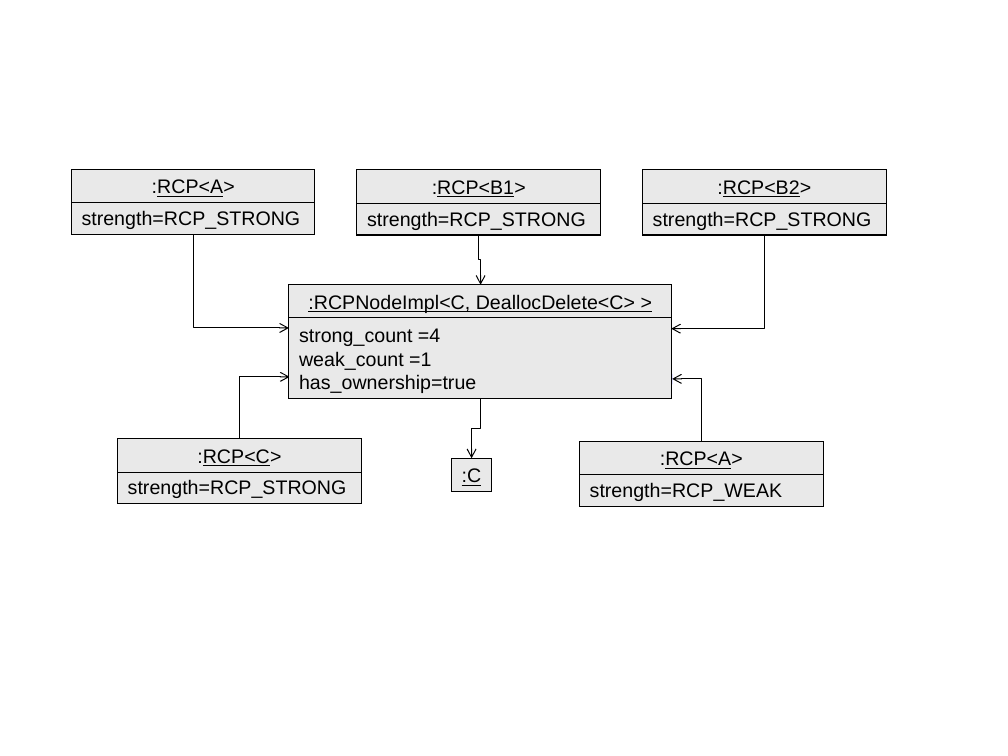
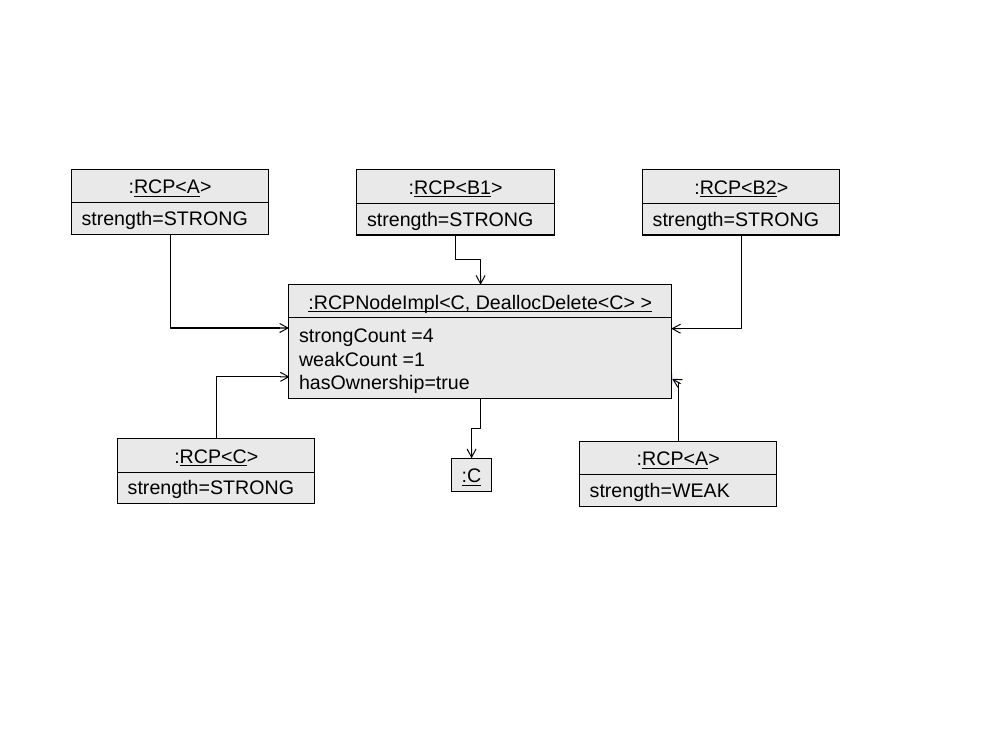
Before and after one commit to bartlettroscoe/TeuchosMMDocs, a slide deck: slide 1 of memory_management_report/RCPEx1.ppt. Drawn at 1008x756 pixels with LibreOffice and Linux fonts; fonts in the diff are those of the drawing. Boxes give left, top, right and bottom in pixels: in the first picture for what was removed or moved away, otherwise in the second. Text is boxed around its words. In the diff, an @@ line names an element or a change of style, - is before the commit and + after.

```diff
--- a/memory_management_report/RCPEx1.ppt
+++ b/memory_management_report/RCPEx1.ppt
@@ rectangle ":RCP<A>": place and size @@
-rectangle ":RCP<A>" at box(72, 169, 316, 203)
+rectangle ":RCP<A>" at box(72, 169, 269, 203)
@@ rectangle ":RCP<B1>": place and size @@
-rectangle ":RCP<B1>" at box(357, 169, 601, 203)
+rectangle ":RCP<B1>" at box(357, 169, 554, 203)
@@ rectangle ":RCP<B2>": place and size @@
-rectangle ":RCP<B2>" at box(643, 169, 887, 203)
+rectangle ":RCP<B2>" at box(643, 169, 841, 203)
@@ rectangle "strength=STRONG": place and size @@
-rectangle "strength=STRONG" at box(72, 201, 316, 234)
+rectangle "strength=STRONG" at box(72, 201, 269, 234)
@@ rectangle "strength=STRONG": place and size @@
-rectangle "strength=STRONG" at box(357, 202, 601, 235)
+rectangle "strength=STRONG" at box(357, 202, 554, 235)
@@ rectangle "strength=STRONG": place and size @@
-rectangle "strength=STRONG" at box(643, 202, 887, 235)
+rectangle "strength=STRONG" at box(643, 202, 841, 235)
@@ text in rectangle at box(82, 210, 248, 229): text changed @@
-strength=RCP_STRONG
+strength=STRONG
@@ elbow arrow moved from (194, 235) - (289, 328) to (170, 235) - (289, 328) @@
@@ text in rectangle at box(367, 211, 533, 230): text changed @@
-strength=RCP_STRONG
+strength=STRONG
@@ elbow arrow moved from (479, 235) - (481, 285) to (456, 235) - (481, 285) @@
@@ text in rectangle at box(653, 211, 819, 230): text changed @@
-strength=RCP_STRONG
+strength=STRONG
@@ elbow arrow moved from (764, 235) - (671, 329) to (741, 235) - (671, 329) @@
@@ text in rectangle at box(299, 328, 470, 393): text changed @@
-strong_count =4
-weak_count =1
-has_ownership=true
+strongCount =4
+weakCount =1
+hasOwnership=true
@@ elbow arrow moved from (239, 438) - (289, 377) to (217, 438) - (289, 377) @@
@@ elbow arrow moved from (702, 442) - (672, 379) to (678, 442) - (672, 379) @@
@@ rectangle ":RCP<C>": place and size @@
-rectangle ":RCP<C>" at box(118, 438, 362, 472)
+rectangle ":RCP<C>" at box(118, 438, 316, 472)
@@ rectangle ":RCP<A>": place and size @@
-rectangle ":RCP<A>" at box(580, 442, 824, 475)
+rectangle ":RCP<A>" at box(580, 442, 777, 475)
@@ rectangle "strength=STRONG": place and size @@
-rectangle "strength=STRONG" at box(118, 470, 362, 503)
+rectangle "strength=STRONG" at box(118, 470, 316, 503)
@@ text in rectangle at box(128, 479, 294, 498): text changed @@
-strength=RCP_STRONG
+strength=STRONG
@@ rectangle "strength=WEAK": place and size @@
-rectangle "strength=WEAK" at box(580, 473, 824, 506)
+rectangle "strength=WEAK" at box(580, 473, 777, 506)
@@ text in rectangle at box(590, 482, 730, 501): text changed @@
-strength=RCP_WEAK
+strength=WEAK
```
Also in this commit, not shown: 6 other files.
